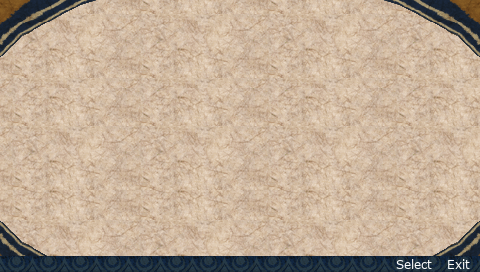
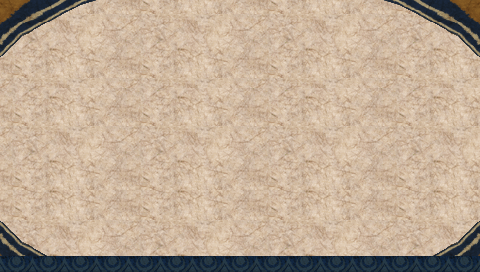
Before/after of a (480, 272) layered artwork. What changed in the layer stack:
hid group "Exit #1" (2 layers) over [448, 259, 470, 269]
hid group "select" (2 layers) over [396, 259, 432, 269]
